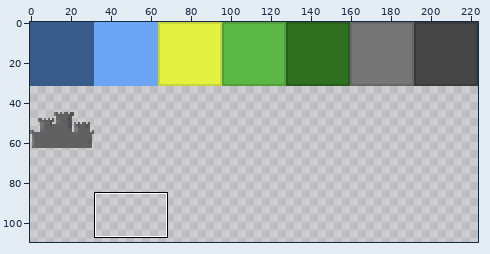
File history of a sprite sheet, assets/tileset.png. Above, an overview of the earlier version with the close-up marked.
Close-up. First the earlier version:
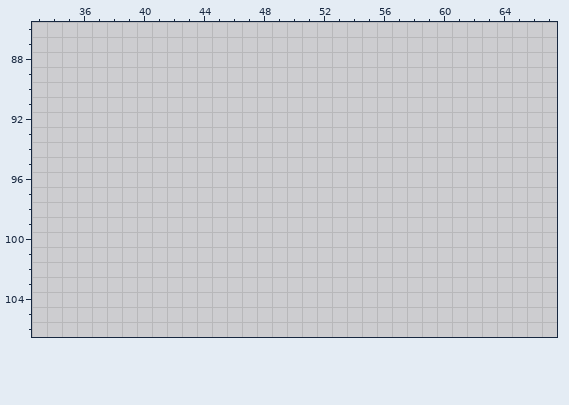
The file is 224x128 pixels. Colours within 5 levels of each other are drawn and written as one. Shown: x 33..67, y 86..106. The wide view leaves out empty margins. The commit also changed other parts of the picture, which this record leaves out.
After the commit:
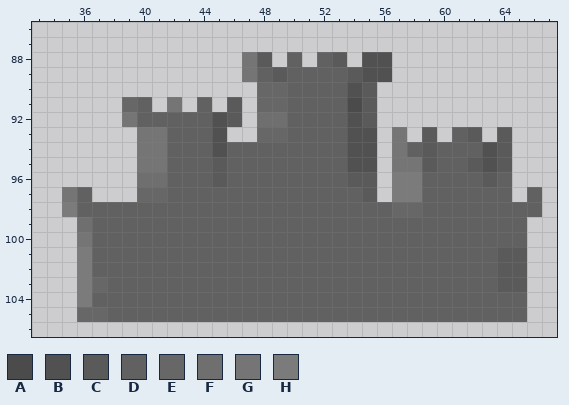
Palette (. is transparent): A #4b4b4b  B #515151  C #5a5a5a  D #616161  E #676767  F #6f6f6f  G #757575  H #7b7b7b
Difference:
@@ x 33..67 @@
  87 ...................................
- 88 ...................................
- 89 ...................................
- 90 ...................................
- 91 ...................................
- 92 ...................................
- 93 ...................................
- 94 ...................................
- 95 ...................................
- 96 ...................................
- 97 ...................................
- 98 ...................................
- 99 ...................................
-100 ...................................
-101 ...................................
-102 ...................................
-103 ...................................
-104 ...................................
-105 ...................................
+ 88 ..............GC.D.DC.BB...........
+ 89 ..............GDCDDDDCBB...........
+ 90 ...............EEDDDDBC............
+ 91 ......ED.G.D.C.EEDDDDAC............
+ 92 ......GDDDDDBC.FFDDDDBC............
+ 93 .......GGDDDB..EEDDDDBB.G.C.DC.C...
+ 94 .......GGDDDBDDDDDDDDBB.GDCDDDBC...
+ 95 .......GGDDDCDDDDDDDDBB.GGCDDCBC...
+ 96 .......FFDDDCDDDDDDDDCC.HHDDDDCD...
+ 97 ..GD...EEDDDDDDDDDDDDDC.HHDDDDDD.D.
+ 98 ..HDDDDDDDDDDDDDDDDDDDDDEEDDDDDDDD.
+ 99 ...FDDDDDDDDDDDDDDDDDDDDDDDDDDDDD..
+100 ...GDDDDDDDDDDDDDDDDDDDDDDDDDDDDD..
+101 ...HDDDDDDDDDDDDDDDDDDDDDDDDDDDCC..
+102 ...HDDDDDDDDDDDDDDDDDDDDDDDDDDDCC..
+103 ...HEDDDDDDDDDDDDDDDDDDDDDDDDDDCC..
+104 ...HDDDDDDDDDDDDDDDDDDDDDDDDDDDDD..
+105 ...EEDDDDDDDDDDDDDDDDDDDDDDDDDDDD..
 106 ...................................
Pixel boxes of the changes (left, top, right, bottom) in both close-ups:
added: (62, 52, 542, 322)
